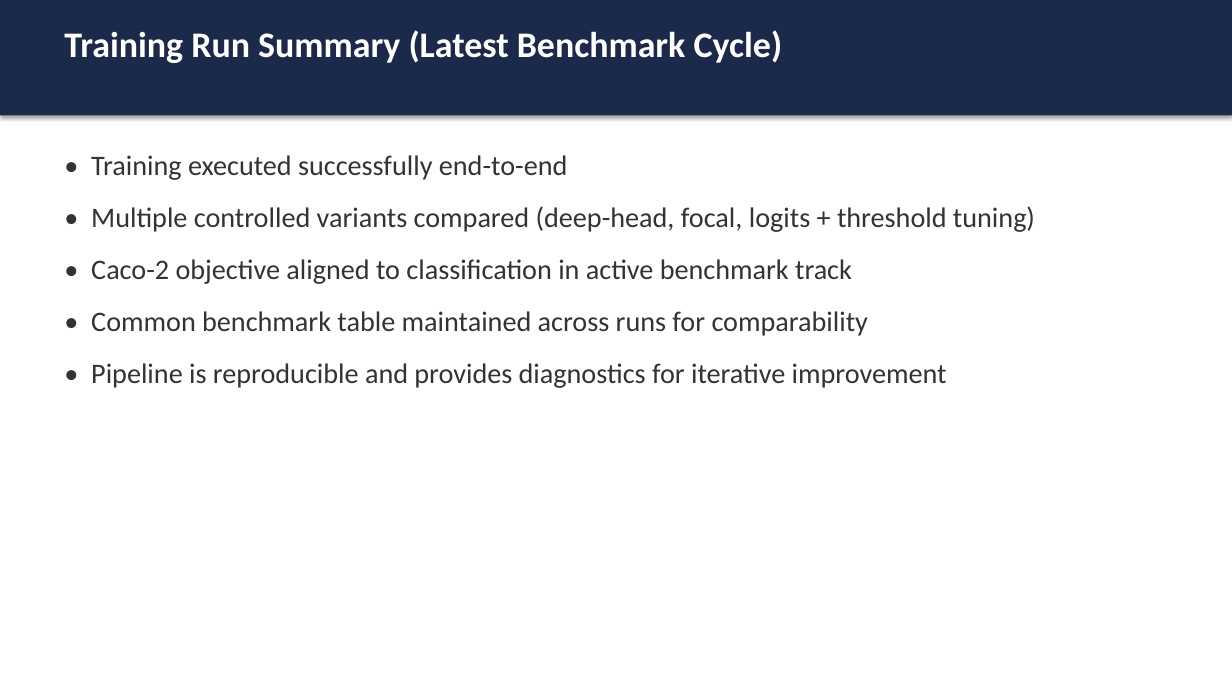
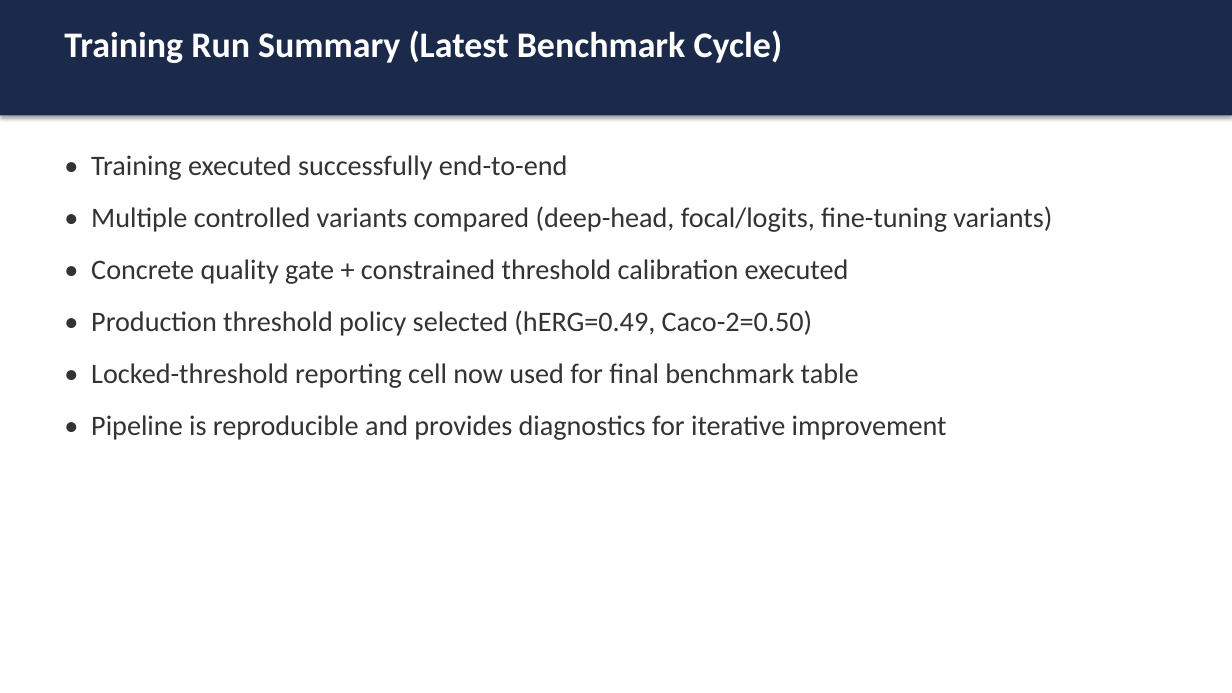
Before and after one commit to Sushree2179/Neural_PK-PD_Modeling_with_ODE, a slide deck: slide 19 of Slides/Phase2_Phase3_Stakeholder_Deck.pptx. Drawn at 1232x693 pixels with LibreOffice and Linux fonts; fonts in the diff are those of the drawing. Boxes give left, top, right and bottom in pixels: in the first picture for what was removed or moved away, otherwise in the second. Text is boxed around its words. In the diff, an @@ line names an element or a change of style, - is before the commit and + after.

```diff
--- a/Slides/Phase2_Phase3_Stakeholder_Deck.pptx
+++ b/Slides/Phase2_Phase3_Stakeholder_Deck.pptx
@@ text at <box>91,206,1052,388</box>: text changed @@
-• Multiple controlled variants compared (deep-head, focal, logits + threshold tuning)
-• Caco-2 objective aligned to classification in active benchmark track
-• Common benchmark table maintained across runs for comparability
+• Multiple controlled variants compared (deep-head, focal/logits, fine-tuning variants)
+• Concrete quality gate + constrained threshold calibration executed
+• Production threshold policy selected (hERG=0.49, Caco-2=0.50)
+• Locked-threshold reporting cell now used for final benchmark table
```
Also in this commit, not shown: 5 other slides changed, 25 other files.
